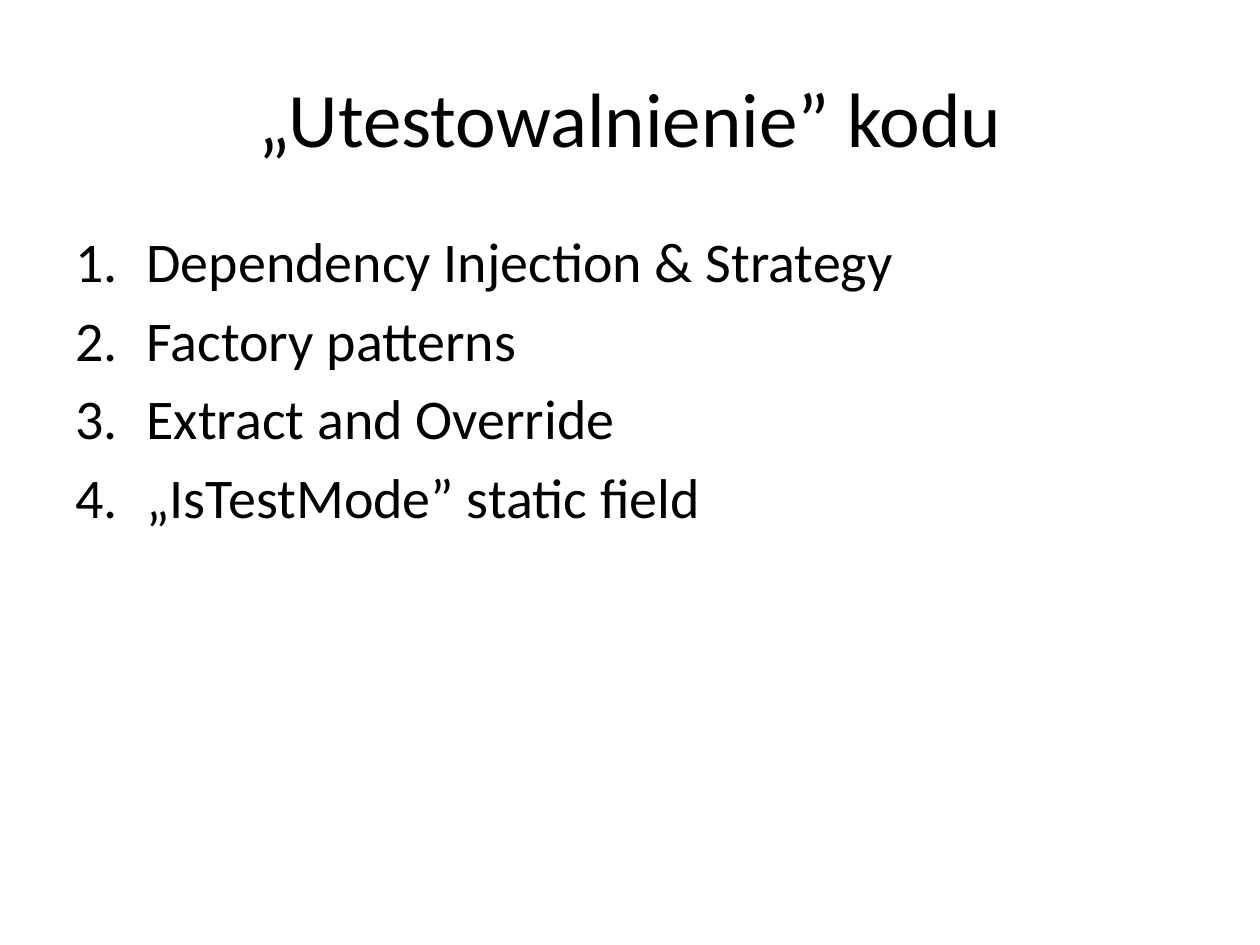
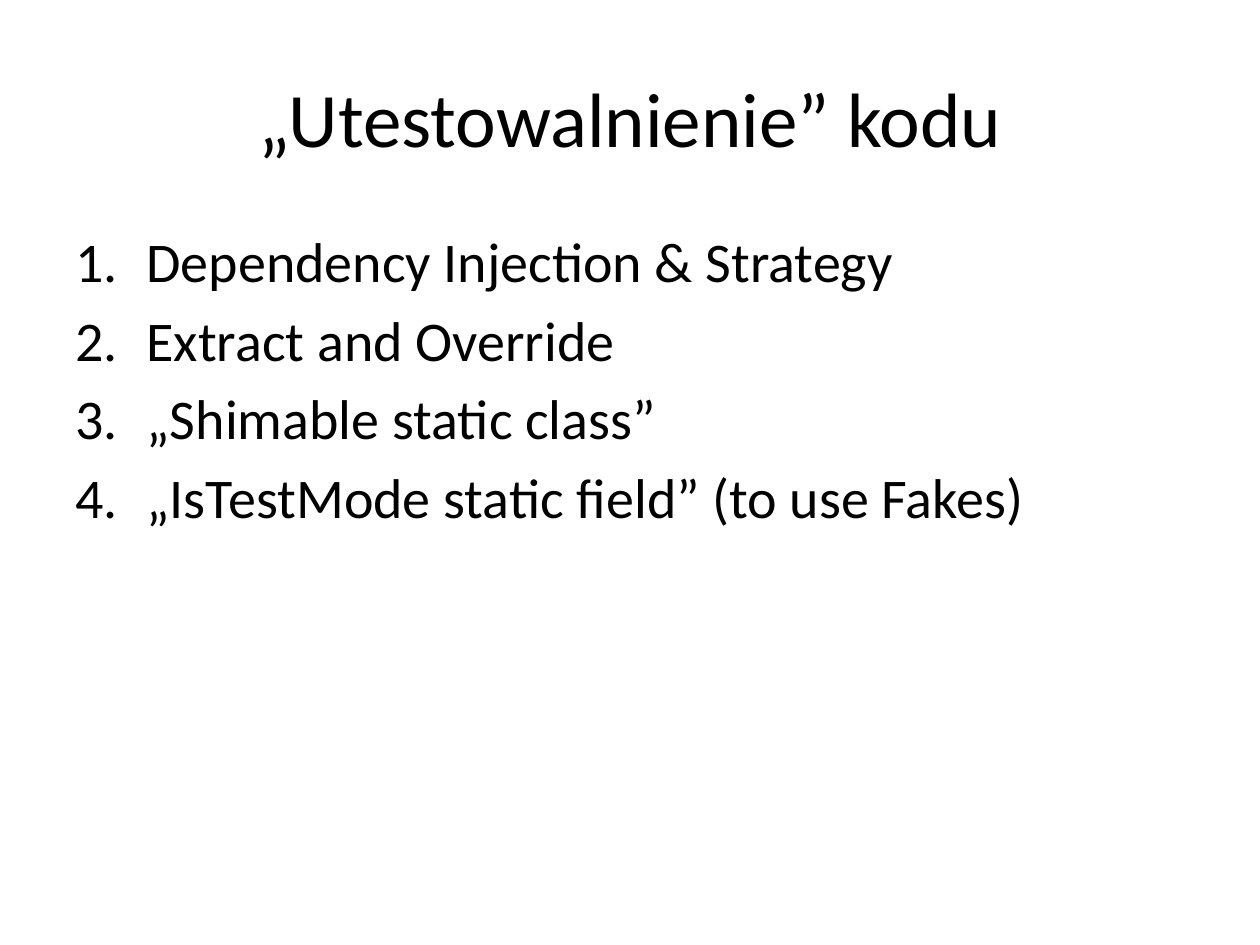
Before and after one commit to pellared/Examples, a slide deck: slide 29 of TddSample/TDD.pptx (slide 30 before the commit). Drawn at 1260x945 pixels with LibreOffice and Linux fonts; fonts in the diff are those of the drawing. Boxes give left, top, right and bottom in pixels: in the first picture for what was removed or moved away, otherwise in the second. Text is boxed around its words. In the diff, an @@ line names an element or a change of style, - is before the commit and + after.

```diff
--- a/TddSample/TDD.pptx
+++ b/TddSample/TDD.pptx
@@ text at bbox=[146, 325, 516, 370]: paragraph removed @@
-2. Factory patterns
@@ text at bbox=[146, 399, 1023, 527]: text changed @@
-4. „IsTestMode” static field
+3. „Shimable static class”
+4. „IsTestMode static field” (to use Fakes)
```
Also in this commit, not shown: 6 other slides changed, 4 slides removed, 1 other file.
